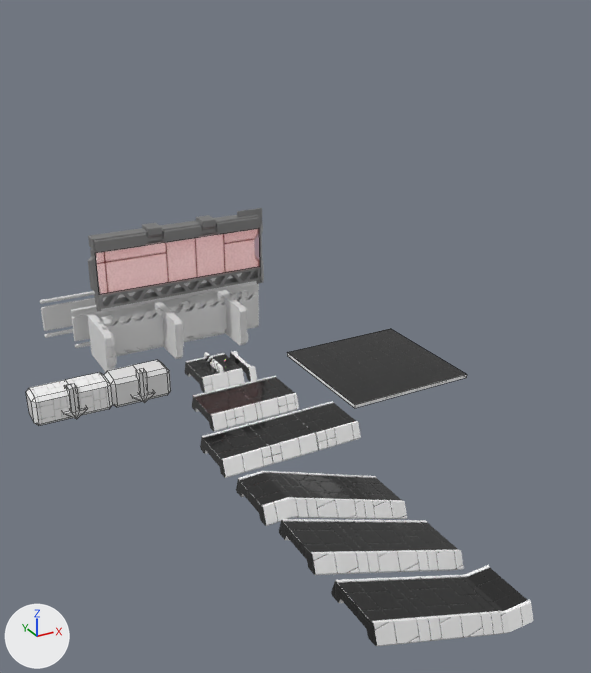
The FBX model ChromaShift/Assets/Prefabs/Prefabs.fbx: old version first, new version second.
Before and after are seen from a 50 mm camera at (-39.5, -105.4, 49.4) aimed at (6.2, -22.2, 7.8). Lighting does not change. The marker at lower left points along +X, +Y and +Z. The older version comes first. Mesh edges are drawn as thin lines on the coarser meshes. Where no turn or scale is listed for an object, it has been applied to the vertices.

Objects in the first picture: 'Cube.003', 'PlatformSlide', 'PlatformSlideEntry', 'PlatformSlideExit', 'Platform_12x6_LOD0', 'Platform_18x18_LOD0', 'Platform_18x6_LOD0', 'RunnableWall_24m_LOD0', 'RunnableWall_24m_Laser_LOD0', 'RunnableWall_24m_Style1_LOD0', 'RunnableWall_30m_LOD0', 'SlideBlock_LOD0' and 9 more.
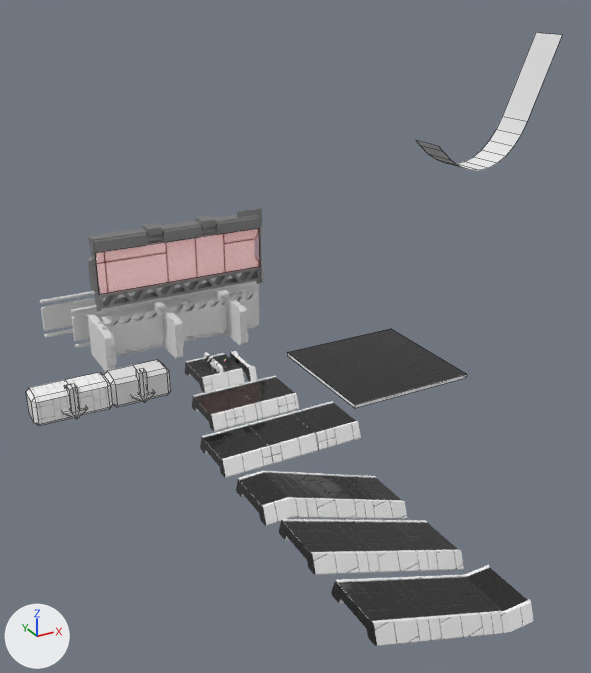
What changed in the scene script:
```text
Add me_plane_016:
    me_plane_016.from_pydata(...)  # 26 vertices, 12 faces; spans x -12.1..11.4, y -3.0..3.0, z -1.4..18.9
Add ob_slide:
    ob_slide = bpy.data.objects.new('Slide', me_plane_016)
    ob_slide.location = (54.4, 0.0, 21.9)
```

What differs and where, as boxes [x1, y1, x2, y2] in the pictures (591 x 673 px):
'Slide', added: after [416, 33, 562, 170]
